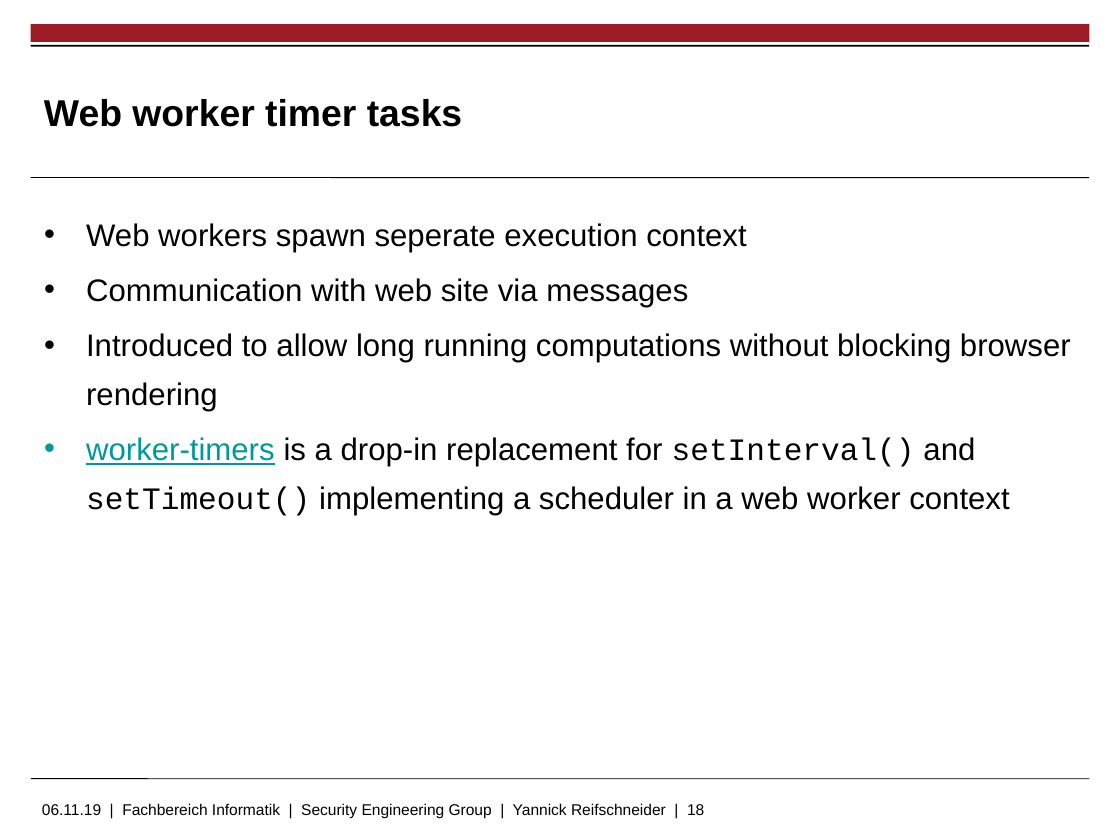
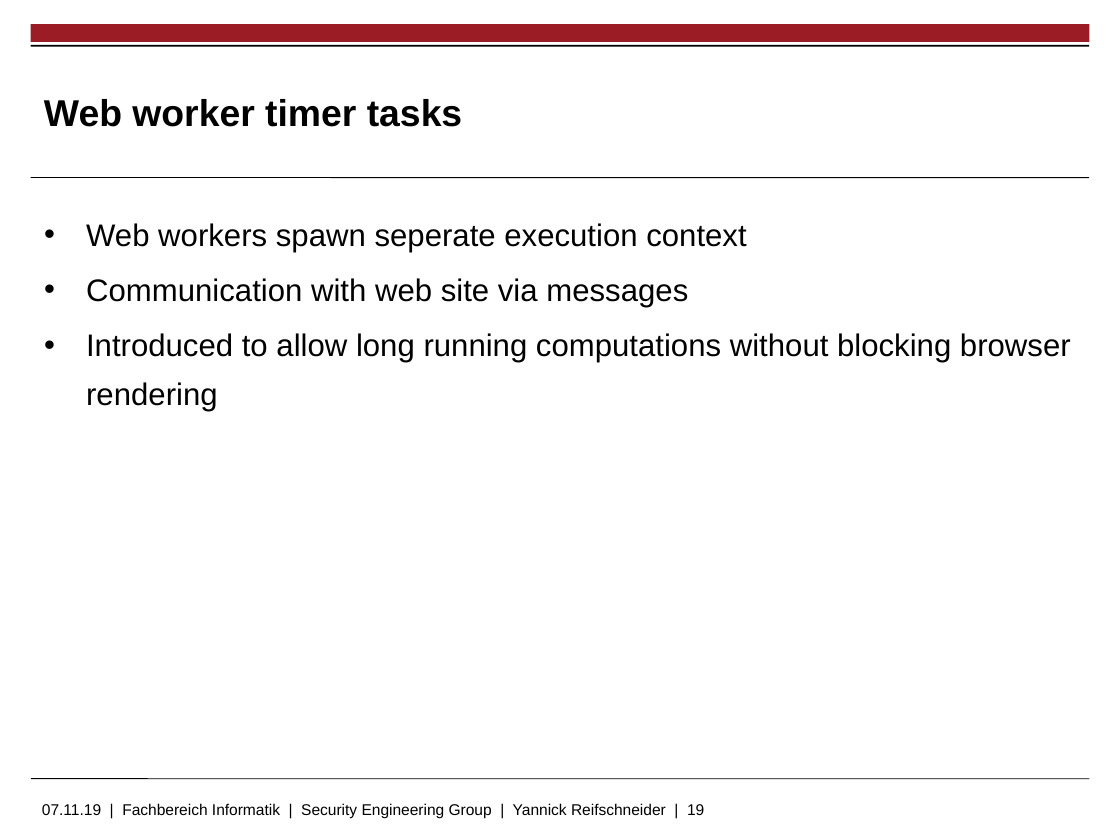
Before and after one commit to skidr0w/background-execution, a slide deck: slide 19 of thesis/slides.pptx (slide 18 before the commit). Drawn at 1120x840 pixels with LibreOffice and Linux fonts; fonts in the diff are those of the drawing; background and template pictures are left out. Boxes give left, top, right and bottom in pixels: in the first picture for what was removed or moved away, otherwise in the second. Text is boxed around its words. In the diff, an @@ line names an element or a change of style, - is before the commit and + after.

```diff
--- a/thesis/slides.pptx
+++ b/thesis/slides.pptx
@@ text at [86, 437, 1009, 516]: paragraph removed @@
-• worker-timers is a drop-in replacement for setInterval() and setTimeout() implementing a scheduler in a web worker context
@@ text at [42, 803, 704, 819]: text changed @@
-06.11.19 | Fachbereich Informatik | Security Engineering Group | Yannick Reifschneider | 18
+07.11.19 | Fachbereich Informatik | Security Engineering Group | Yannick Reifschneider | 19
```
Also in this commit, not shown: 13 other slides changed, 7 slides added, 3 slides removed.
